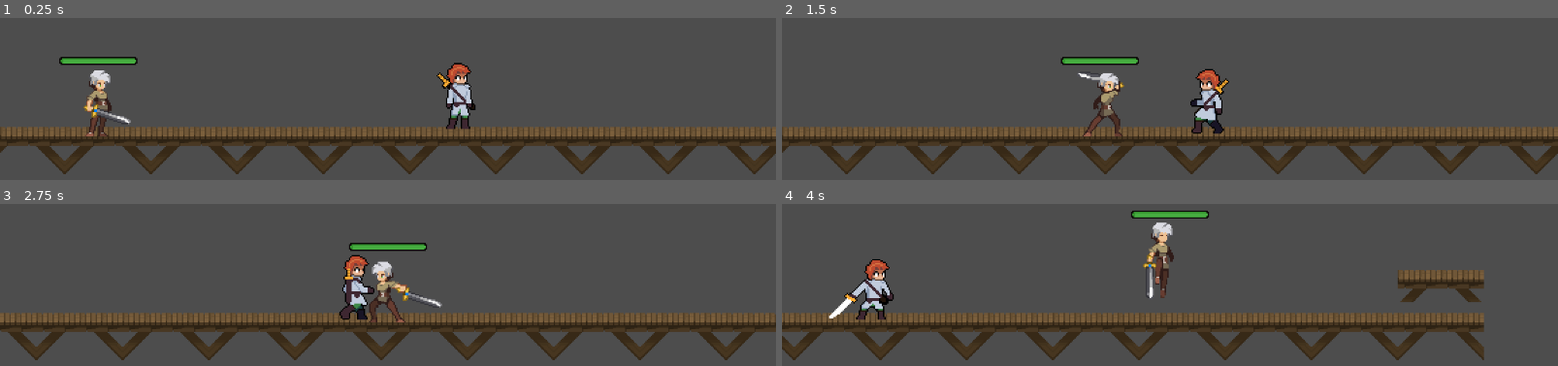
Above: before the commit, frames 1-4 (two rows, left to right).
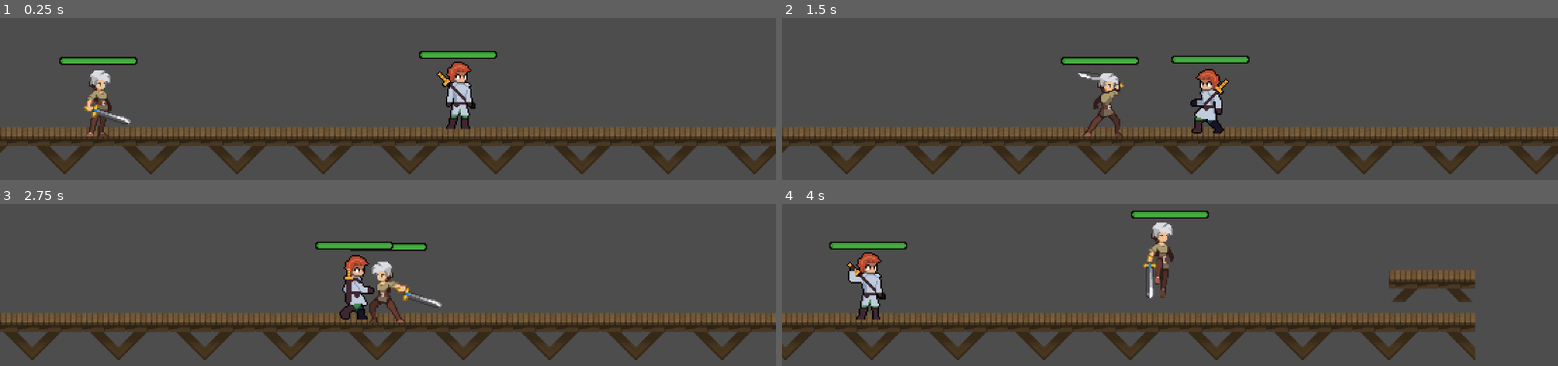
Above: after the commit, the same moments.

Repository: Sushil825/AS
Game: Godot game, scene res://Scenes/TestScenes/TestScene1.tscn
Same seed, same stepped clock (60 frames per second), same inputs: the game is played once before the commit and once after it.
Inputs:
- Up to frame 1 (0.25 s): no input
- Up to frame 2 (1.5 s): hold K (heavy_attack) 0.53-1.28 s; hold D (right) from 0.53 s (still down); tap Space (jump) at 0.77 s; tap J (light_attack) at 0.8, 1.35 s
- Up to frame 3 (2.75 s): tap Space (jump) at 1.52 s; tap K (heavy_attack) at 1.55 s; release D (right) at 2.03 s; hold A (left) from 2.03 s (still down); hold Shift (dash) from 2.03 s (still down); tap J (light_attack) at 2.3 s
- Up to frame 4 (4 s): release A (left) at 2.78 s; release Shift (dash) at 2.78 s; hold D (right) from 2.78 s (still down); tap L (dodge) at 2.85 s; tap Space (jump) at 3.02, 3.77 s; tap K (heavy_attack) at 3.05 s; hold K (heavy_attack) from 3.53 s (still down); tap J (light_attack) at 3.8 s

The runs differ from the first frame. In frame 1, 0.9% of the frame differs, in the area x 54-65%, y 20-57%; in frame 2, 0.5%; in frame 3, 5.1%; in frame 4, 10%, in the area x 0-91%, y 5-97%.

Commit message:
Basic enemy mechanics

Diff:
--- a/Scenes/Entities/Enemies/Swordsman/Base/swordsman_base.gd
+++ b/Scenes/Entities/Enemies/Swordsman/Base/swordsman_base.gd
@@ -21,6 +21,7 @@
 
 #Components
 @onready var hurt_box_component: HurtBoxComponent = $HurtBoxComponent
+@onready var hit_box_component: HitBoxComponent = $HitBoxComponent
 @onready var animated_sprite_2d: AnimatedSprite2D = $AnimatedSprite2D
 @onready var attack_component: AttackComponent = $AttackComponent
 @onready var parry_component: ParryComponent = $CoreAbilities/ParryComponent
@@ -29,6 +30,7 @@
 @onready var health_component: HealthComponent = $HealthComponent
 @onready var enemy_movement_component: EnemyMovementComponent = $EnemyMovementComponent
 @onready var detection_area: Area2D = $DetectionArea
+@onready var texture_progress_bar: TextureProgressBar = $Control/TextureProgressBar
 
 #Toggleable abilities
 @export var can_dash:bool=false
@@ -59,7 +61,6 @@
 var can_change_state:bool=true
 
 
-
 #Target
 
 var player_target:Node2D=null
@@ -73,6 +74,8 @@
 var initial_position:Vector2
 var patrol_points:Array[Vector2]=[]
 var current_patrol_index:int=0
+
+var player : CharacterBody2D = null
 
 func _ready() -> void:
 
@@ -135,6 +138,11 @@
 		detection_area.body_entered.connect(_on_player_entered)
 		detection_area.body_exited.connect(_on_player_exited)
 
+	if hurt_box_component:
+		hurt_box_component.area_entered.connect(func(area: Area2D): player = area.get_parent())
+		hurt_box_component.area_exited.connect(func(area: Area2D): player = null)
+
+
 func _physics_process(delta: float) -> void:
 	state_timer+=delta
 	idle_timer+=delta
@@ -288,7 +296,10 @@
 			animated_sprite_2d.play("run")
 		ENEMYSTATE.ATTACK:
 			animated_sprite_2d.play("side_attack")
-
+			if player:
+				hit_box_component.knockback_direction.x = (player.global_position - self.global_position).normalized().x
+				player.Hurtbox_component.take_hit(hit_box_component)
+			await animated_sprite_2d.animation_finished
 
 	if player_target:
 		animated_sprite_2d.flip_h=player_target.global_position.x<global_position.x
@@ -333,3 +344,6 @@
 
 func _process(delta: float) -> void:
 	pass
+
+func Take_Damage(Power : float) -> void:
+	health_component.take_damage(Power)
--- a/Scenes/Entities/Enemies/Swordsman/Base/swordsman_base.tscn
+++ b/Scenes/Entities/Enemies/Swordsman/Base/swordsman_base.tscn
@@ -1,6 +1,7 @@
-[gd_scene load_steps=37 format=3 uid="uid://da58iwmbsviea"]
+[gd_scene load_steps=42 format=3 uid="uid://da58iwmbsviea"]
 
 [ext_resource type="Script" uid="uid://dlbarnevsbo1u" path="res://Scenes/Entities/Enemies/Swordsman/Base/swordsman_base.gd" id="1_d27yd"]
+[ext_resource type="Script" uid="uid://dwn5s6v5no107" path="res://Scenes/Components/hit_box_component.gd" id="3_07ad3"]
 [ext_resource type="Script" uid="uid://cbljtbydq410e" path="res://Scenes/Components/hurt_box_component.gd" id="3_d5clh"]
 [ext_resource type="Script" uid="uid://dlf30ooli6jr" path="res://Scenes/Components/health_component.gd" id="4_ebh70"]
 [ext_resource type="Texture2D" uid="uid://co16jw4uwv5js" path="res://Assets/Swordsman/Hero swordsman Hurt and Die.png" id="4_rmsjx"]
@@ -12,6 +13,10 @@
 [ext_resource type="Texture2D" uid="uid://d2qnynhbxi8s8" path="res://Assets/Swordsman/Hero swordsman Attack.png" id="7_kxjd1"]
 [ext_resource type="Script" uid="uid://bh04okmk0y7f" path="res://Scenes/Components/CoreAbilities/dodge_component.gd" id="8_x2vg8"]
 [ext_resource type="Script" uid="uid://5lsecnbmvm8q" path="res://Scenes/Components/Movements/enemey_movement_component.gd" id="12_rmsjx"]
+[ext_resource type="Texture2D" uid="uid://d0hmafbkdemhd" path="res://Assets/Legacy-Fantasy - High Forest 2.3/HUD/RedFill.png" id="14_xqs0y"]
+[ext_resource type="Texture2D" uid="uid://dmui46e8ib2q3" path="res://Assets/Legacy-Fantasy - High Forest 2.3/HUD/Fill.png" id="15_jcyqe"]
+[ext_resource type="Texture2D" uid="uid://pjrvsq6wmsi0" path="res://Assets/Legacy-Fantasy - High Forest 2.3/HUD/GreenFill.png" id="16_bnxlh"]
+[ext_resource type="Script" uid="uid://c0jtxv7rv0jjg" path="res://Scenes/Entities/Enemies/Swordsman/Base/texture_progress_bar.gd" id="17_jcyqe"]
 
 [sub_resource type="AtlasTexture" id="AtlasTexture_xqs0y"]
 atlas = ExtResource("4_rmsjx")
@@ -118,7 +123,7 @@
 }],
 "loop": true,
 "name": &"die",
-"speed": 5.0
+"speed": 12.0
 }, {
 "frames": [{
 "duration": 1.0,
@@ -132,7 +137,7 @@
 }],
 "loop": true,
 "name": &"hurt",
-"speed": 5.0
+"speed": 10.0
 }, {
 "frames": [{
 "duration": 1.0,
@@ -143,7 +148,7 @@
 }],
 "loop": true,
 "name": &"idle",
-"speed": 3.0
+"speed": 7.0
 }, {
 "frames": [{
 "duration": 1.0,
@@ -192,7 +197,7 @@
 }],
 "loop": true,
 "name": &"side_attack",
-"speed": 5.0
+"speed": 10.0
 }]
 
 [sub_resource type="CapsuleShape2D" id="CapsuleShape2D_07ad3"]
@@ -204,15 +209,23 @@
 collision_mask = 5
 script = ExtResource("1_d27yd")
 
+[node name="AnimatedSprite2D" type="AnimatedSprite2D" parent="."]
+sprite_frames = SubResource("SpriteFrames_j7qfw")
+animation = &"side_attack"
+autoplay = "idle"
+
 [node name="HurtBoxComponent" type="Area2D" parent="." node_paths=PackedStringArray("health_component")]
+collision_layer = 64
+collision_mask = 8
 script = ExtResource("3_d5clh")
 health_component = NodePath("../HealthComponent")
 metadata/_custom_type_script = "uid://cbljtbydq410e"
 
-[node name="AnimatedSprite2D" type="AnimatedSprite2D" parent="."]
-sprite_frames = SubResource("SpriteFrames_j7qfw")
-animation = &"idle"
-autoplay = "idle"
+[node name="HitBoxComponent" type="Area2D" parent="."]
+collision_layer = 32
+collision_mask = 16
+script = ExtResource("3_07ad3")
+metadata/_custom_type_script = "uid://dwn5s6v5no107"
 
 [node name="HealthComponent" type="Node2D" parent="."]
 script = ExtResource("4_ebh70")
@@ -246,3 +259,21 @@
 metadata/_custom_type_script = "uid://5lsecnbmvm8q"
 
 [node name="DetectionArea" type="Area2D" parent="."]
+
+[node name="Control" type="Control" parent="."]
+layout_mode = 3
+anchors_preset = 0
+offset_right = 40.0
+offset_bottom = 40.0
+
+[node name="TextureProgressBar" type="TextureProgressBar" parent="Control" node_paths=PackedStringArray("health_component")]
+layout_mode = 0
+offset_left = -32.0
+offset_top = -31.0
+offset_right = 32.0
+offset_bottom = 9.0
+texture_under = ExtResource("14_xqs0y")
+texture_over = ExtResource("15_jcyqe")
+texture_progress = ExtResource("16_bnxlh")
+script = ExtResource("17_jcyqe")
+health_component = NodePath("../../HealthComponent")
--- /dev/null
+++ b/Scenes/Entities/Enemies/Swordsman/Base/texture_progress_bar.gd
@@ -0,0 +1,12 @@
+extends TextureProgressBar
+
+@export var health_component : HealthComponent
+
+func _ready() -> void:
+	self.max_value = health_component.max_health
+	self.value = self.max_value
+
+	health_component.health_changed.connect(
+		func(current_health: int, max_health: int):
+			self.value = current_health
+	)
--- a/Scenes/Entities/Enemies/Swordsman/Types/basic_swordsman.tscn
+++ b/Scenes/Entities/Enemies/Swordsman/Types/basic_swordsman.tscn
@@ -1,8 +1,11 @@
-[gd_scene load_steps=6 format=3 uid="uid://bgfyrna8xchsg"]
+[gd_scene load_steps=7 format=3 uid="uid://bgfyrna8xchsg"]
 
 [ext_resource type="PackedScene" uid="uid://da58iwmbsviea" path="res://Scenes/Entities/Enemies/Swordsman/Base/swordsman_base.tscn" id="1_anyfx"]
 [ext_resource type="Resource" uid="uid://bf4j6wwh5p4lf" path="res://Resources/Weapon/BaseSword.tres" id="2_l87eh"]
 [ext_resource type="Resource" uid="uid://dwsfww5glec2a" path="res://Resources/Attack/base_light_attack.tres" id="3_efkif"]
+
+[sub_resource type="CircleShape2D" id="CircleShape2D_l87eh"]
+radius = 33.0
 
 [sub_resource type="CapsuleShape2D" id="CapsuleShape2D_anyfx"]
 radius = 12.0
@@ -17,14 +20,18 @@
 current_weapon = ExtResource("2_l87eh")
 enemy_attack = ExtResource("3_efkif")
 
-[node name="HurtBoxComponent" parent="." index="0"]
+[node name="HurtBoxComponent" parent="." index="1"]
 collision_layer = 65536
 collision_mask = 0
 
 [node name="CollisionShape2D" type="CollisionShape2D" parent="HurtBoxComponent" index="0"]
+shape = SubResource("CircleShape2D_l87eh")
+debug_color = Color(0.854902, 0.341176, 0.352941, 0.419608)
+
+[node name="CollisionShape2D2" type="CollisionShape2D" parent="HitBoxComponent" index="0"]
 position = Vector2(0, 7)
 shape = SubResource("CapsuleShape2D_anyfx")
-debug_color = Color(0.855956, 0.342618, 0.352142, 0.42)
+debug_color = Color(0.241599, 0.628628, 0.293732, 0.42)
 
 [node name="DashComponent" parent="CoreAbilities" index="1" node_paths=PackedStringArray("player", "sprite")]
 player = NodePath("../..")
@@ -34,10 +41,10 @@
 player = NodePath("../..")
 sprite = NodePath("../../AnimatedSprite2D")
 
-[node name="DetectionArea" parent="." index="7"]
+[node name="DetectionArea" parent="." index="8"]
 collision_layer = 2
 
 [node name="CollisionShape2D" type="CollisionShape2D" parent="DetectionArea" index="0"]
 position = Vector2(3, 4.5)
 shape = SubResource("RectangleShape2D_l87eh")
-debug_color = Color(0.362739, 0.606623, 0.328439, 0.42)
+debug_color = Color(0.596078, 0.498039, 0.603922, 0.32549)
--- a/Scenes/Entities/Player/player.gd
+++ b/Scenes/Entities/Player/player.gd
@@ -20,6 +20,8 @@
 @onready var movement_component: MovementComponent = $MovementComponent
 @onready var Hurtbox_component : HurtBoxComponent = $HurtBoxComponent
 @onready var hitbox : HitBoxComponent = $HitBoxComponent
+@onready var healthComponent : HealthComponent = $HealthComponent
+
 @export var direction: Vector2 = Vector2.ZERO
 @export var debug_mode:bool=false
 
@@ -41,7 +43,7 @@
 	parry_component.parry_successful.connect(_on_parry_successful)
 	Hurtbox_component.area_entered.connect(func(area : Area2D): Enemy = area.get_parent())
 	Hurtbox_component.area_exited.connect(func(_area : Area2D): Enemy = null)
-
+	healthComponent.died.connect(func(): call_deferred("queue_free"))
 
 func _physics_process(_delta: float) -> void:
 
Not shown, added: Scenes/Entities/Enemies/Swordsman/Base/texture_progress_bar.gd.uid
